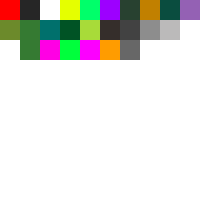
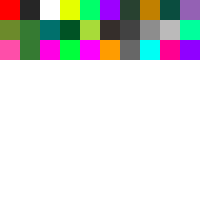
Two versions of the same layered image (200px x 200px). Layer-by-layer changes:
added layer "矩形 1 拷贝 29" above "矩形 1 拷贝 28" over [180, 40, 200, 60]
added layer "矩形 1 拷贝 28" above "矩形 1 拷贝 30" over [180, 20, 200, 40]
added layer "矩形 1 拷贝 30" above "矩形 1 拷贝 27" over [0, 40, 20, 60]
added layer "矩形 1 拷贝 27" above "矩形 1 拷贝 26" over [160, 40, 180, 60]
added layer "矩形 1 拷贝 26" above "矩形 1 拷贝 20" over [140, 40, 160, 60]
